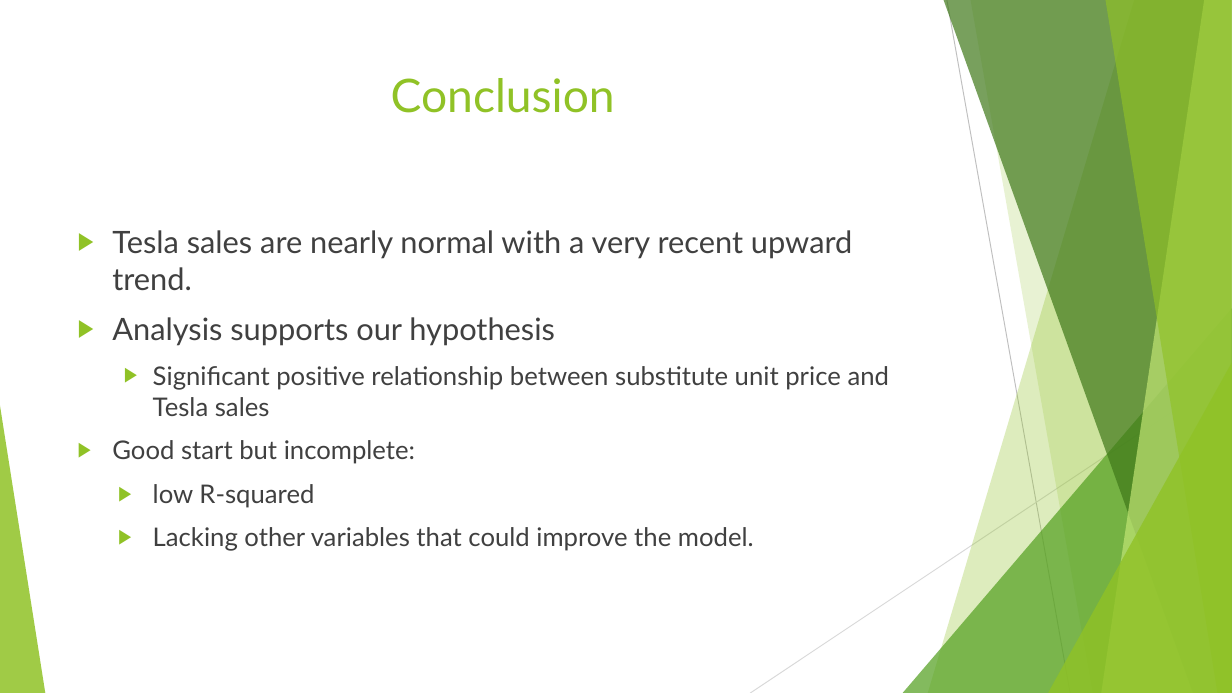
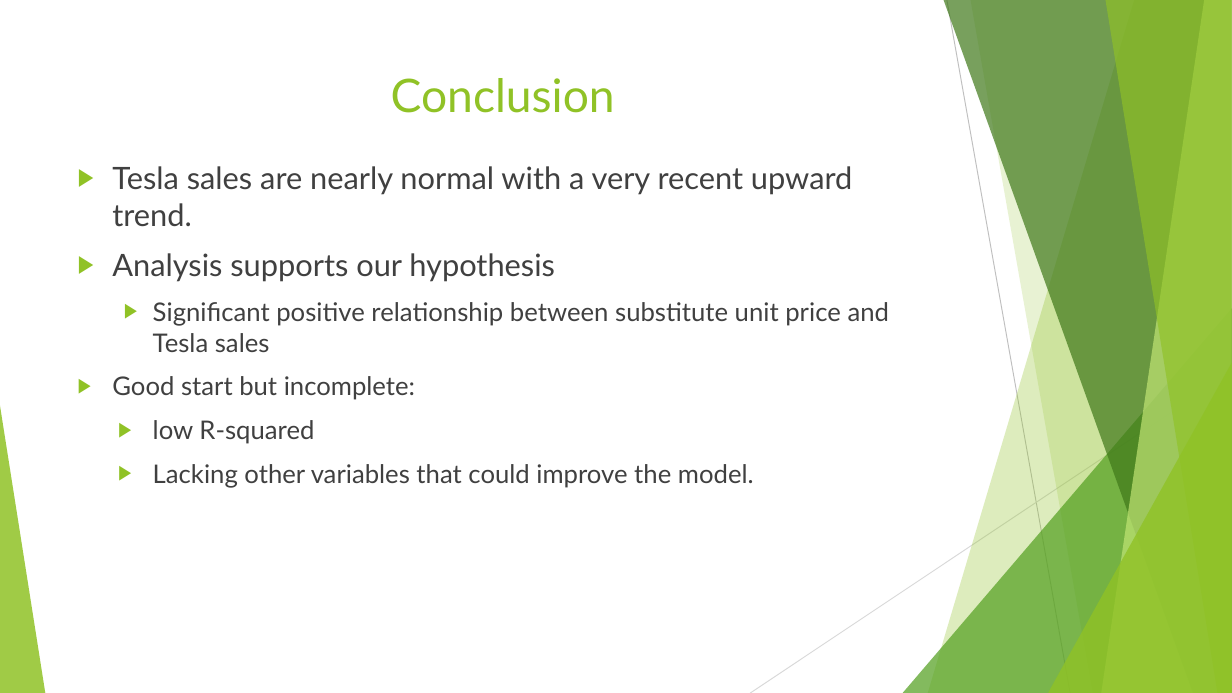
Before and after one commit to sonamgupta1105/Tesla_Analytics, a slide deck: slide 12 of finalPptTesla.pptx. Drawn at 1232x693 pixels with LibreOffice and Linux fonts; fonts in the diff are those of the drawing. Boxes give left, top, right and bottom in pixels: in the first picture for what was removed or moved away, otherwise in the second. Text is boxed around its words. In the diff, an @@ line names an element or a change of style, - is before the commit and + after.

```diff
--- a/finalPptTesla.pptx
+++ b/finalPptTesla.pptx
@@ text "Tesla sales are nearly normal ...": place and size @@
-text "Tesla sales are nearly normal ..." at box(112, 230, 890, 551)
+text "Tesla sales are nearly normal ..." at box(112, 166, 890, 488)
```
Also in this commit, not shown: 8 other slides changed.
